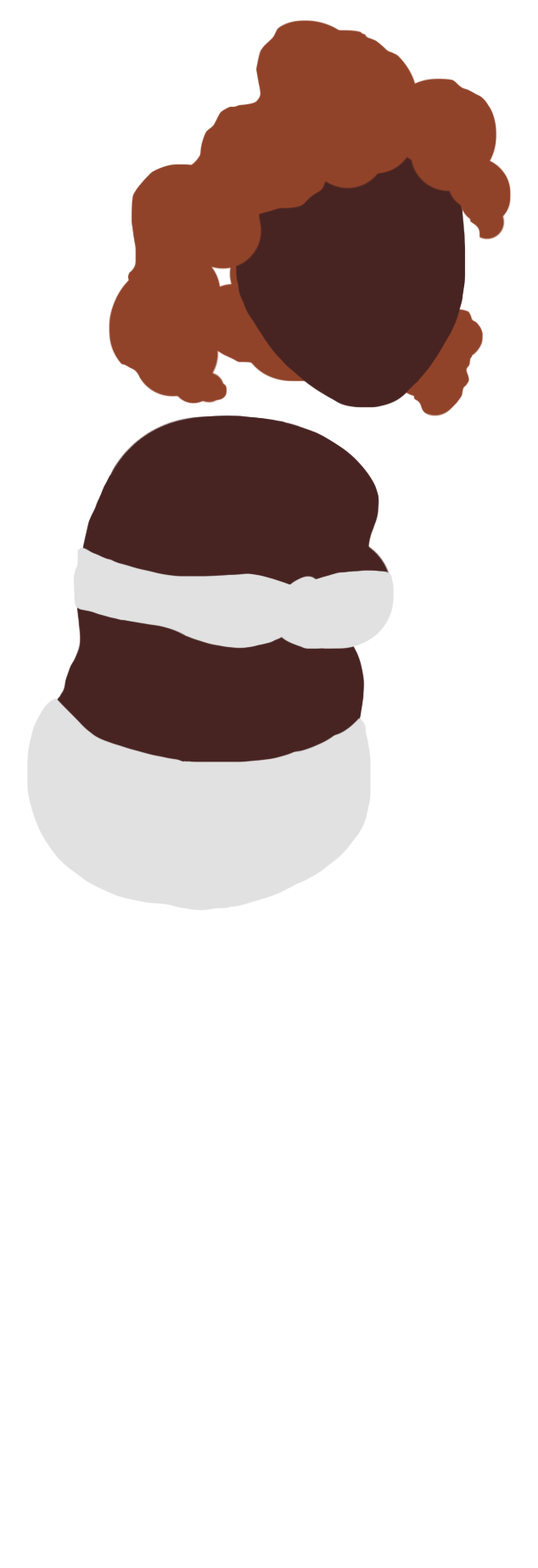
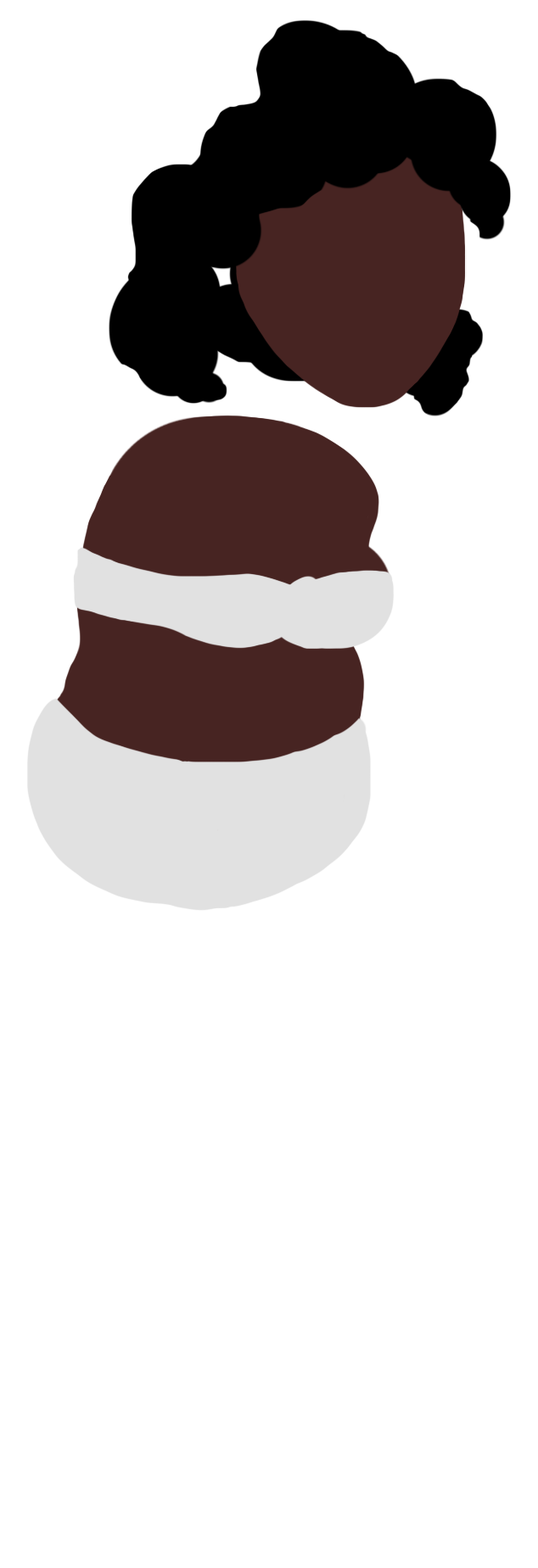
Before/after of a 538 × 1568 layered artwork. What changed in the layer stack:
painted on "Hair Front" over [left=108, top=19, right=511, bottom=405]
painted on "Head" over [left=302, top=336, right=338, bottom=367]
painted on "Hair Back" over [left=197, top=131, right=484, bottom=417]
